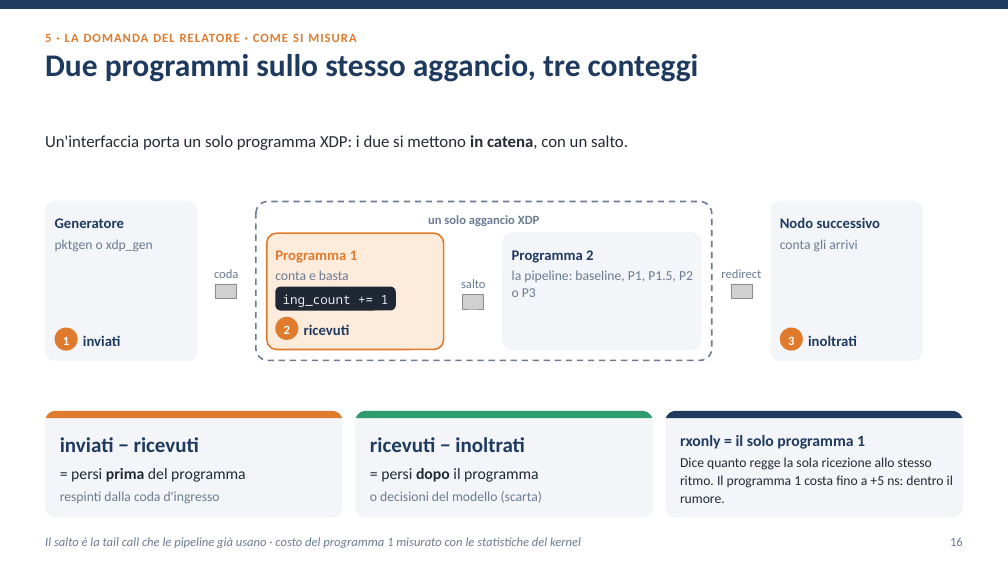
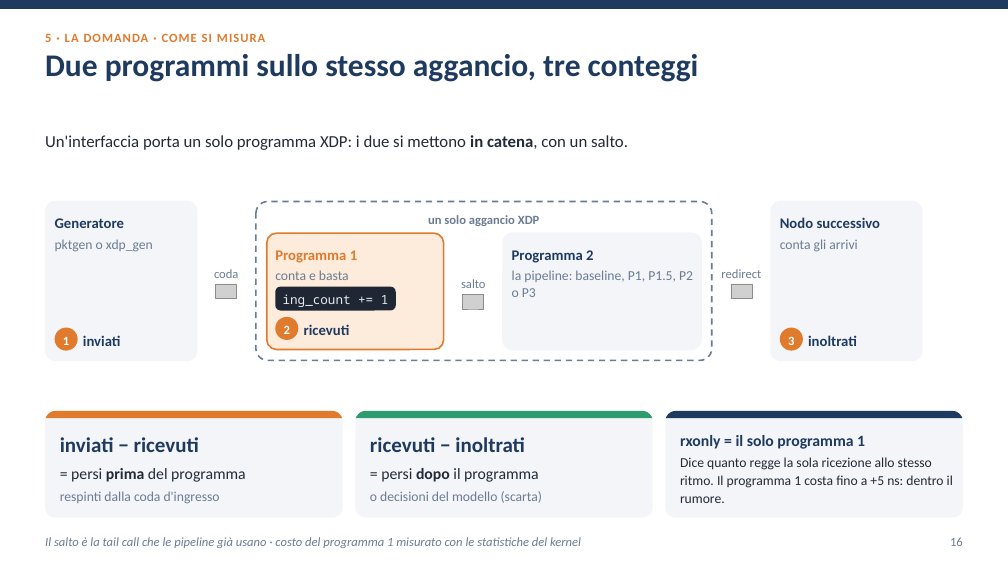
Before and after one commit to ettore-cantile/ipa_lab, a slide deck: slide 16 of docs/Test reale su dual boot.pptx. Drawn at 1008x567 pixels with LibreOffice and Linux fonts; fonts in the diff are those of the drawing; grey boxes stand for pictures. Boxes give left, top, right and bottom in pixels: in the first picture for what was removed or moved away, otherwise in the second. Text is boxed around its words. In the diff, an @@ line names an element or a change of style, - is before the commit and + after.

```diff
--- a/docs/Test reale su dual boot.pptx
+++ b/docs/Test reale su dual boot.pptx
@@ text at bbox=[45, 33, 265, 42]: text changed @@
-5 · LA DOMANDA DEL RELATORE · COME SI MISURA
+5 · LA DOMANDA · COME SI MISURA
```
Also in this commit, not shown: 8 other slides changed, 11 other files.
